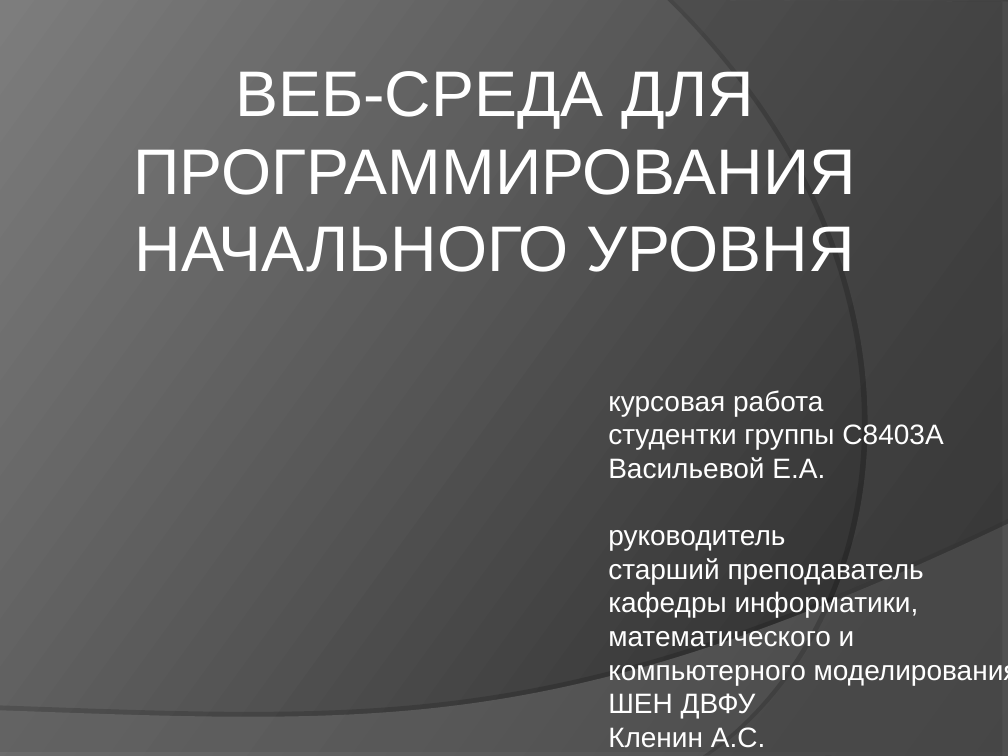
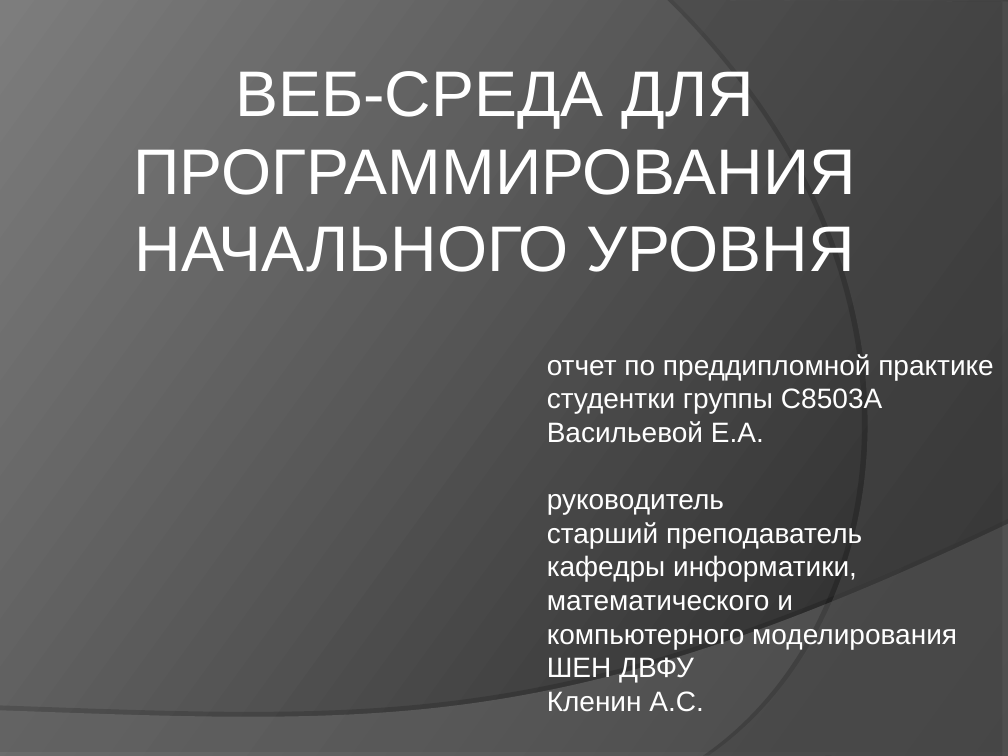
Before and after one commit to klenin/cats-junior, a slide deck: slide 1 of C8503A_Vasilyeva_presentation.ppt. Drawn at 1008x756 pixels with LibreOffice and Linux fonts; fonts in the diff are those of the drawing. Boxes give left, top, right and bottom in pixels: in the first picture for what was removed or moved away, otherwise in the second. Text is boxed around its words. In the diff, an @@ line names an element or a change of style, - is before the commit and + after.

```diff
--- a/C8503A_Vasilyeva_presentation.ppt
+++ b/C8503A_Vasilyeva_presentation.ppt
@@ text "отчет по преддипломной практике": place and size @@
-text "отчет по преддипломной практике" at [608, 390, 1008, 748]
+text "отчет по преддипломной практике" at [547, 354, 994, 712]
@@ text at [547, 354, 994, 414]: text changed @@
-курсовая работа
-студентки группы C8403А
+отчет по преддипломной практике
+студентки группы C8503А
```
Also in this commit, not shown: 2 other slides changed, 15 slides added, 2 slides removed, 2 other files.
